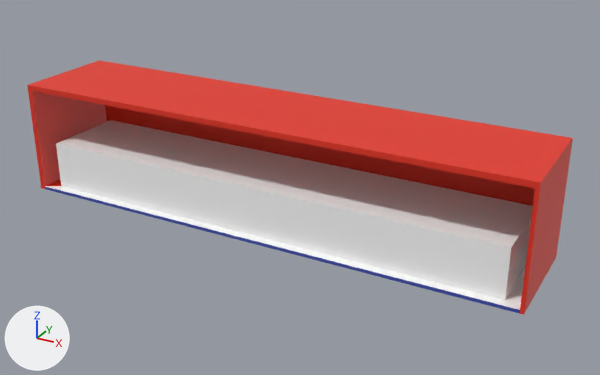
One commit to the FBX model Assets/3DResources/New Folder/Boca.fbx: the scene before it, then after it.
The view is the same before and after, from a 50 mm camera at (0.444, -0.766, 0.369) aimed at (0.028, -0.009, -0.01). Arrows for +X, +Y and +Z are at lower left; the lights stay in place. The first picture is the older version. Where no turn or scale is listed for an object, it has been applied to the vertices.

Objects in the first picture: 'Boca'.
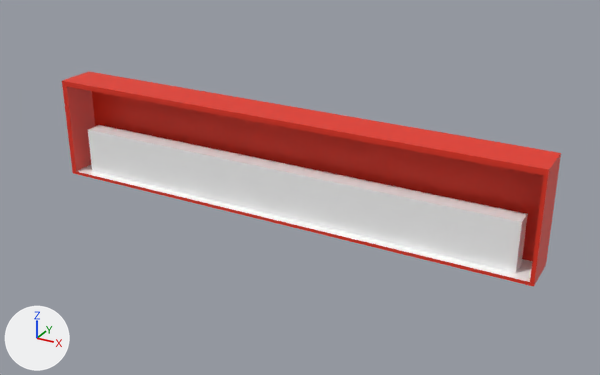
The change in detail:
me_plane_006 is used by ob_boca; location (0.0, 0.0, 0.0).
me_plane_006 had 114 vertices, 112 faces and spanned x -0.308..0.306, y -0.078..0.05, z -0.055..0.08.
me_plane_006 now has 114 vertices, 112 faces and spans x -0.301..0.302, y -0.028..0.02, z -0.051..0.074.
me_plane_006 part 1: 114 of 114 vertices moved; they spanned x -0.308..0.306, y -0.078..0.05, z -0.055..0.08 and now span x -0.301..0.302, y -0.028..0.02, z -0.051..0.074; mean shift (0.001, 0.0, 0.0).
me_plane_006 part 2: all 4 faces that had it switch from mat_corpo_azulescuro (blue #4659be) to mat_material_014 (red #e7321d).
me_plane_006 part 3: the 1 face centred in x -0.293, y -0.016, z -0.051 switches from mat_material_014 (red #e7321d) to mat_material_012 (white #ffffff).

What differs and where, as boxes (x1, y1, x2, y2) in the pictures (600 x 375 px; the box of a moved part takes in the faces that stretch with it):
'Boca', reshaped, recoloured (9% narrower, 15% shorter)
    before: (27, 60, 573, 315)
    after: (62, 71, 561, 287)
part 1 of me_plane_006, moved or reshaped
    before: (27, 60, 573, 315)
    after: (62, 71, 561, 287)
part 2 of me_plane_006, recoloured
    before: (45, 187, 520, 313)
    after: (76, 171, 530, 285)
part 3 of me_plane_006, recoloured
    before: (47, 179, 61, 186)
    after: (78, 165, 92, 171)
